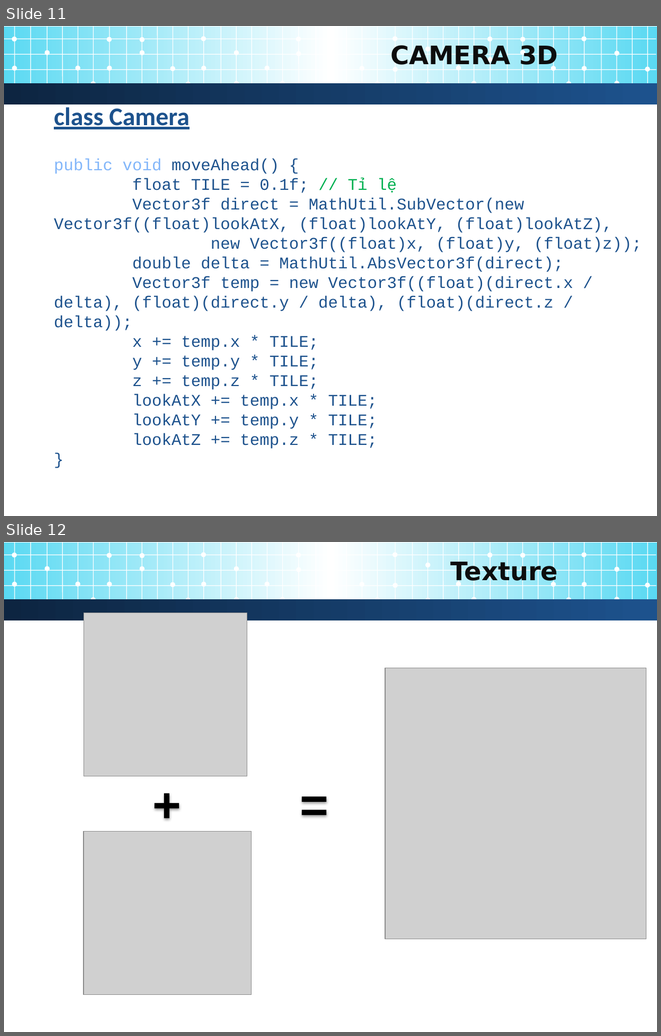
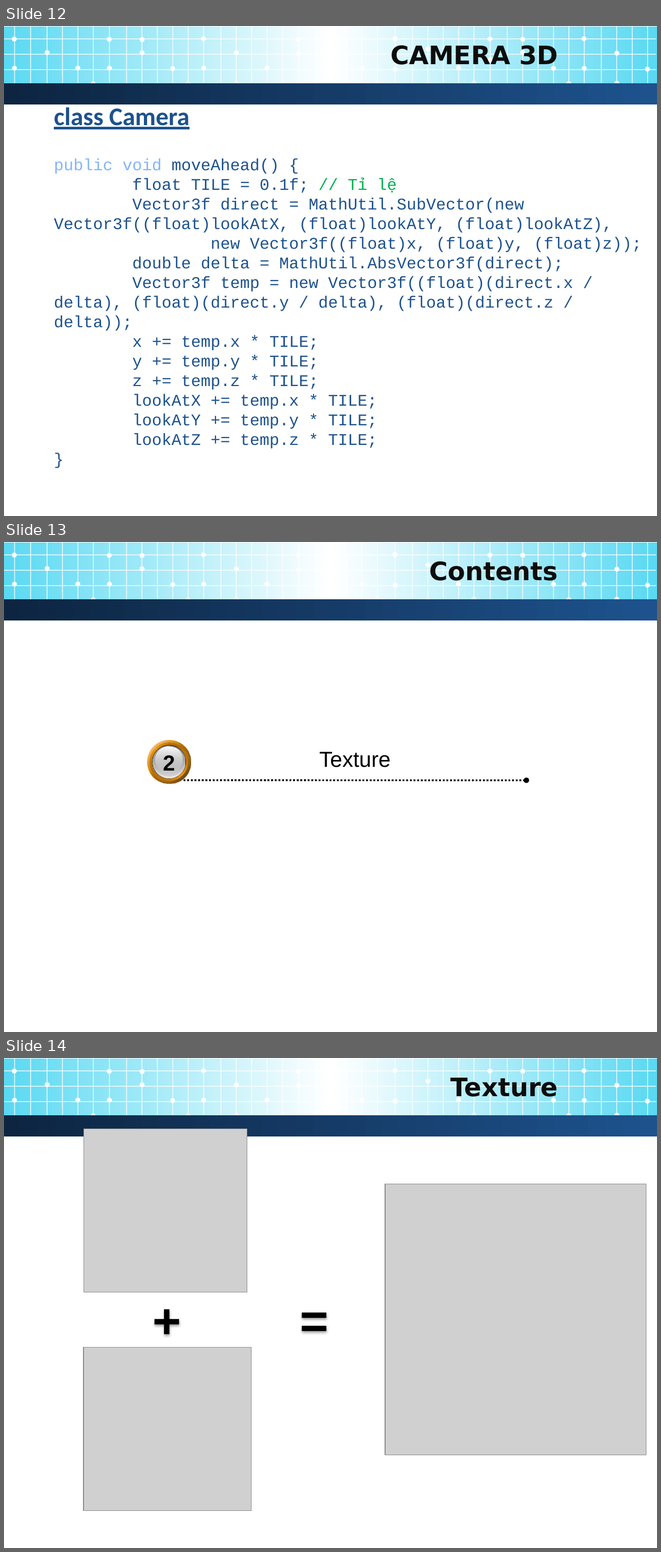
Before and after one commit to jundat/jogl-tank3d, a slide deck: Slide/3D Programming.pptx. Shown one above the other, each under a label of ours: slides 11 and 12 before the commit, slides 12, 13 and 14 after it. The pictures are 661x1036 and 661x1552 pixels, drawn with LibreOffice and Linux fonts; fonts in the diff are those of the drawing; grey boxes stand for pictures; background and template pictures are left out. Boxes give left, top, right and bottom in pixels: in the first picture for what was removed or moved away, otherwise in the second. Text is boxed around its words. In the diff, an @@ line names an element or a change of style, - is before the commit and + after.

```diff
--- a/Slide/3D Programming.pptx
+++ b/Slide/3D Programming.pptx
@@ slide 13 added at [4,542,657,1032], background #FFFFFF; not listed: 88 template elements that a slide beside it also shows @@
@@ title added at [429,559,558,586], 28 pt, text #0D0D0D, bold @@
+Contents
@@ group added at [147,740,527,784]: 9 ellipses, 2 texts, 1 arrow @@
+Texture
+2
@@ what was slide 11 is now slide 12 @@
@@ what was slide 12 is now slide 14 @@
```
Also in this commit, not shown: 3 slides changed, 10 other slides added, 1 slide removed.
